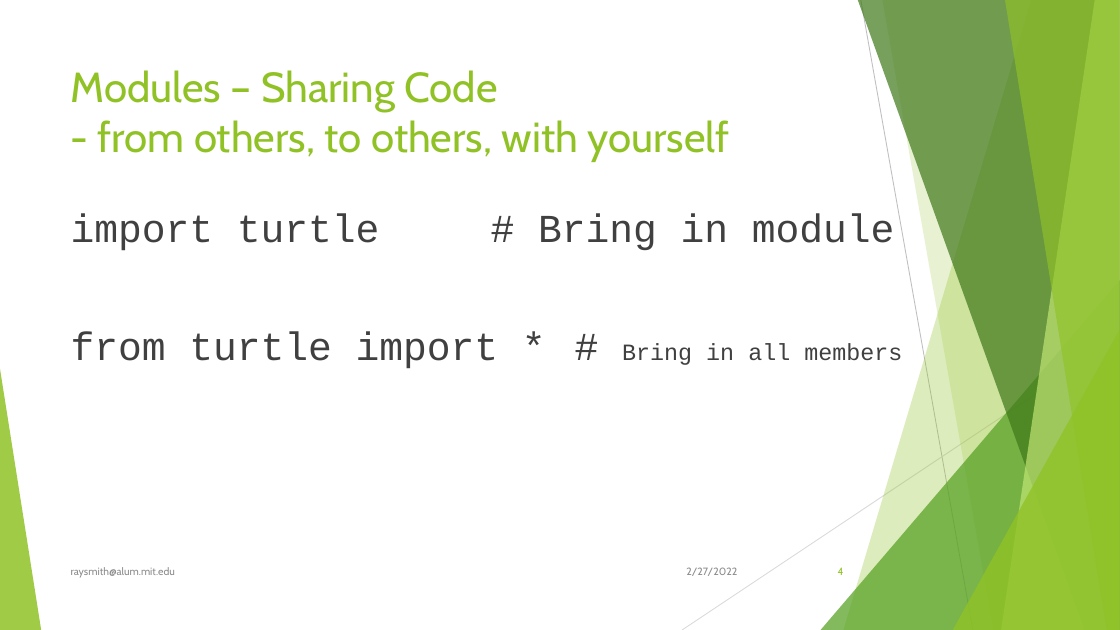
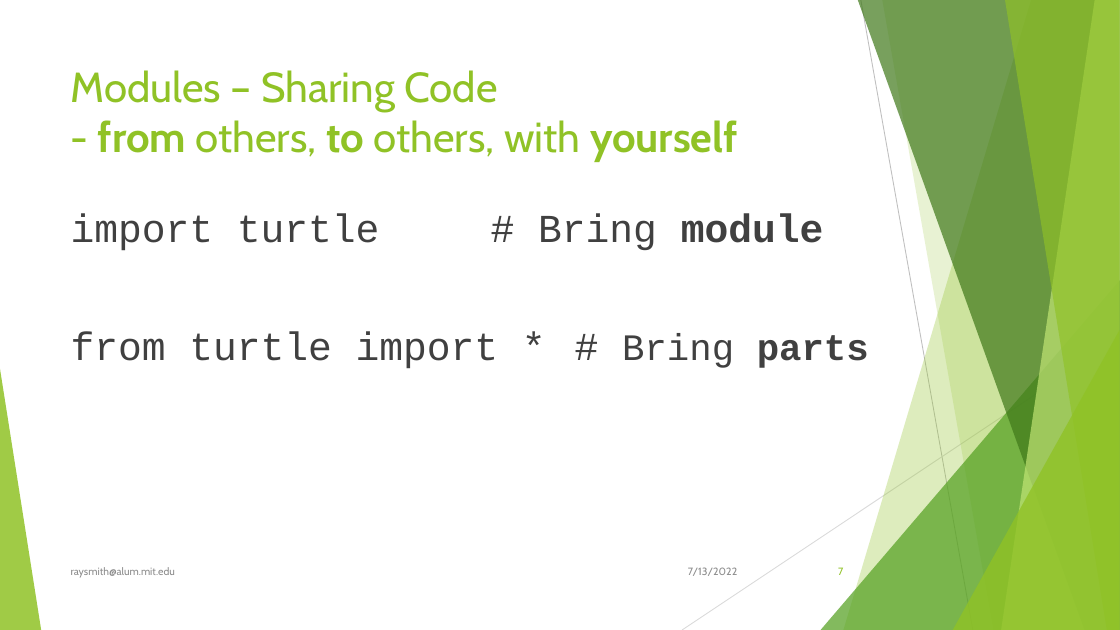
Before and after one commit to raysmith619/Introduction-To-Programming, a slide deck: slide 7 of presentation/Class_5_Classes/Class_5_Classes.pptx (slide 4 before the commit). Drawn at 1120x630 pixels with LibreOffice and Linux fonts; fonts in the diff are those of the drawing. Boxes give left, top, right and bottom in pixels: in the first picture for what was removed or moved away, otherwise in the second. Text is boxed around its words. In the diff, an @@ line names an element or a change of style, - is before the commit and + after.

```diff
--- a/presentation/Class_5_Classes/Class_5_Classes.pptx
+++ b/presentation/Class_5_Classes/Class_5_Classes.pptx
@@ title "Modules – Sharing Code - ..." at bbox=[71, 70, 738, 162]: bold on in "from to yourself" @@
@@ text at bbox=[71, 213, 869, 369]: text changed @@
-import turtle # Bring in module
-from turtle import * # Bring in all members
+import turtle # Bring module
+from turtle import * # Bring parts
@@ text at bbox=[688, 567, 737, 576]: text changed @@
-2/27/2022
+7/13/2022
@@ page number at bbox=[838, 567, 843, 575]: text changed @@
-4
+7
```
Also in this commit, not shown: 19 other slides changed, 3 slides added, 18 other files.
